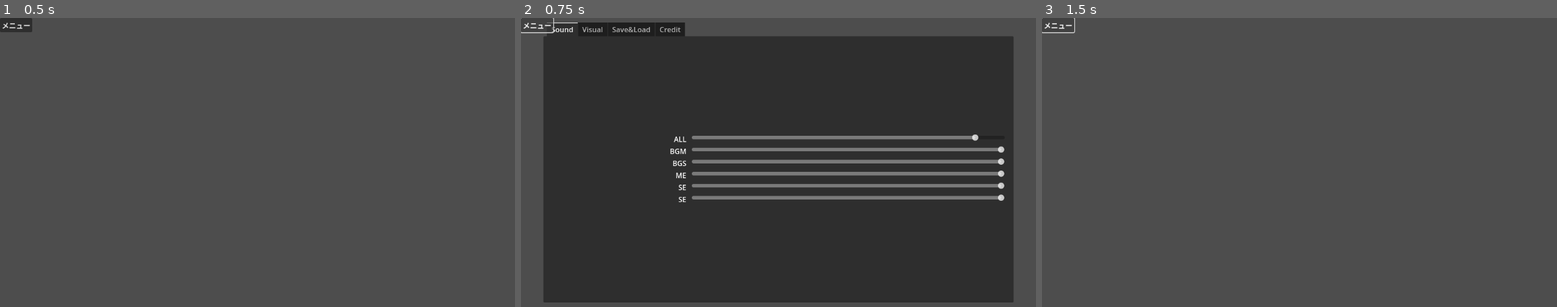
Above: before the commit, frames 1-3 (left to right).
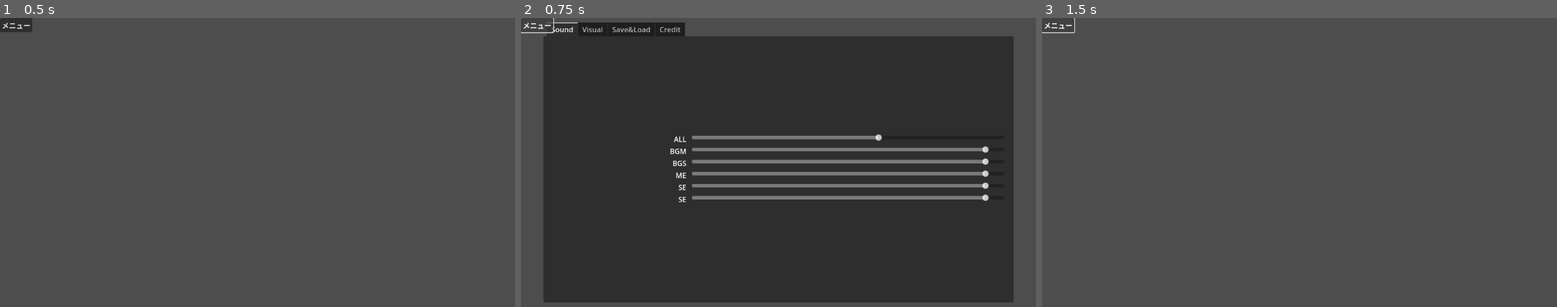
Above: after the commit, the same moments.

Repository: SirakabaBiome/sirakaba_godot4_game_template
Game: Godot game, scene res://main.tscn
Same seed, same stepped clock (60 frames per second), same inputs: the game is played once before the commit and once after it. The engine's default icon, where the game draws it, is replaced by a stand-in: a white triangle on a blue panel in a dark square.
Inputs:
- Up to frame 1 (0.5 s): no input
- Up to frame 2 (0.75 s): click "メニュー" at 0.5 s
- Up to frame 3 (1.5 s): click "メニュー" at 1.25 s

Frame 1 is identical in both runs. In frame 2, 0.6% of the frame differs, in the area x 68-94%, y 40-64%; in frame 3, nothing differs.

Commit message:
音周りの更新
export管理にしたり、linear_to_dbで変換して使うようにしたりした

Diff:
--- a/Scene/System/Option/Sound.gd
+++ b/Scene/System/Option/Sound.gd
@@ -26,6 +26,7 @@
 
 func audio_bus_set(type,volume):
 	var bus_index = AudioServer.get_bus_index(type)
+	volume = linear_to_db(volume)
 	AudioServer.set_bus_volume_db(bus_index,volume)
 
 func _on_volume_drag_ended(value_changed, node_name):
--- a/Scene/System/Option/option_menu.tscn
+++ b/Scene/System/Option/option_menu.tscn
@@ -58,9 +58,9 @@
 [node name="Master" type="HSlider" parent="TabContainer/Sound/Sound_Container/ALL"]
 unique_name_in_owner = true
 layout_mode = 2
-min_value = -60.0
-max_value = -1.0
-value = -1.0
+max_value = 1.0
+step = 0.05
+value = 0.6
 
 [node name="BGM" type="HSplitContainer" parent="TabContainer/Sound/Sound_Container"]
 layout_mode = 2
@@ -75,9 +75,9 @@
 [node name="BGM" type="HSlider" parent="TabContainer/Sound/Sound_Container/BGM"]
 unique_name_in_owner = true
 layout_mode = 2
-min_value = -60.0
-max_value = -1.0
-value = -1.0
+max_value = 1.0
+step = 0.05
+value = 0.95
 
 [node name="BGS" type="HSplitContainer" parent="TabContainer/Sound/Sound_Container"]
 layout_mode = 2
@@ -92,9 +92,9 @@
 [node name="BGS" type="HSlider" parent="TabContainer/Sound/Sound_Container/BGS"]
 unique_name_in_owner = true
 layout_mode = 2
-min_value = -60.0
-max_value = -1.0
-value = -1.0
+max_value = 1.0
+step = 0.05
+value = 0.95
 
 [node name="ME" type="HSplitContainer" parent="TabContainer/Sound/Sound_Container"]
 layout_mode = 2
@@ -109,9 +109,9 @@
 [node name="ME" type="HSlider" parent="TabContainer/Sound/Sound_Container/ME"]
 unique_name_in_owner = true
 layout_mode = 2
-min_value = -60.0
-max_value = -1.0
-value = -1.0
+max_value = 1.0
+step = 0.05
+value = 0.95
 
 [node name="SE" type="HSplitContainer" parent="TabContainer/Sound/Sound_Container"]
 layout_mode = 2
@@ -126,9 +126,9 @@
 [node name="SE" type="HSlider" parent="TabContainer/Sound/Sound_Container/SE"]
 unique_name_in_owner = true
 layout_mode = 2
-min_value = -60.0
-max_value = -1.0
-value = -1.0
+max_value = 1.0
+step = 0.05
+value = 0.95
 
 [node name="VOICE" type="HSplitContainer" parent="TabContainer/Sound/Sound_Container"]
 layout_mode = 2
@@ -143,9 +143,9 @@
 [node name="VOICE" type="HSlider" parent="TabContainer/Sound/Sound_Container/VOICE"]
 unique_name_in_owner = true
 layout_mode = 2
-min_value = -60.0
-max_value = -1.0
-value = -1.0
+max_value = 1.0
+step = 0.05
+value = 0.95
 
 [node name="Visual" type="TabBar" parent="TabContainer"]
 visible = false
--- a/Scene/System/Performance/Sound.gd
+++ b/Scene/System/Performance/Sound.gd
@@ -1,12 +1,14 @@
 extends Node
 
-var map_bgm_node_list = []
-var event_bgm_node_list = []
-var battle_bgm_node_list = []
-var bgm_node_list = {}
+@export var bgm_node_list : Dictionary
+@export var loop_se_node_root : NodePath
+@export var loop_VOICE_node_root : NodePath
+@export var bgs_node_list : Array
+@export var voice_node : Array
 var bgm_type = ""
-var in_debug = false
-
+var in_debug : bool = false
+
+# node_list_setup : bgm_node_listのノードを全部get_nodeする
 # bgm_play_debug : テスト用
 # bgm_resource_debug : デバッグ用。リソースリストをコンソールに吐き出す
 # bgm_play : BGMを再生する
@@ -26,14 +28,15 @@
 	node_list_setup()
 
 func node_list_setup():
-	map_bgm_node_list = [$Map_BGM/BGM_1,$Map_BGM/BGM_2,$Map_BGM/BGM_3] # ノードリスト作成
-	event_bgm_node_list = [$Event_BGM/BGM_1,$Event_BGM/BGM_2,$Event_BGM/BGM_3] # ノードリスト作成
-	battle_bgm_node_list = [$Battle_BGM/BGM_1]
-	bgm_node_list = {
-			"map" : map_bgm_node_list,
-			"event" : event_bgm_node_list,
-			"battle" : battle_bgm_node_list
-		}
+	var node_value_list = bgm_node_list.values()
+	var node_key_list = bgm_node_list.keys()
+	for i in bgm_node_list.size():
+		var array = []
+		var list = node_value_list[i]
+		var key = node_key_list[i]
+		for n in list.size():
+			array.append(get_node(list[n]))
+		bgm_list_assign(array,key)
 
 func bgm_play_debug():
 	pass
@@ -42,7 +45,8 @@
 	#　デバッグ用 in_debugをfalseにすると実行されない
 	if in_debug == false:
 		return
-	var list_name = ["Map_BGM","Event_BGM","Battle_BGM"]
+	var list_name = bgm_node_list.keys()
+	print("BGMタイプ：" + bgm_type)
 	for i in bgm_node_list.size():
 		var array = bgm_node_list.values()
 		var list = array[i]
@@ -59,30 +63,39 @@
 
 func bgm_play(path,type):
 	# マップBGMとイベントBGMはここで再生する
-	var list
+	var list = bgm_node_list[type]
 	var is_true = false # レジューム処理が入るか入らないか
-	list = bgm_node_list[type]
+	var now_bgm_list
+	var bgm_node_list_values = bgm_node_list.values()
 	if not bgm_type == "":
+		now_bgm_list = bgm_node_list[bgm_type]
 		if not type == bgm_type:
 			bgm_stop(bgm_node_list[bgm_type])
-	for i in list.size(): # 直近で再生したか見る
-		var node = list[i] # リストからノードを取得する
-		if node.stream: # ノードにリソースが入っているか
-			if node.stream.resource_path == path: # ノードのリソースと今回再生したいリソースが同じか
-				is_true = true # 同じなので新規再生の処理を挟まなくする
-				if node.stream_paused: # ノードがポーズ中か
-						var node_2 = list[-1] # リストで一番最近再生したノードを取得する
+	for i in bgm_node_list.size(): # 直近で再生したか見る
+		var node_list = bgm_node_list_values[i]
+		var finish = false
+		for n in node_list.size():
+			var node = node_list[n] # リストからノードを取得する
+			if node.stream: # ノードにリソースが入っているか
+				if node.stream.resource_path == path: # ノードのリソースと今回再生したいリソースが同じか
+					is_true = true # 同じなので新規再生の処理を挟まなくする
+					if node.stream_paused: # ノードがポーズ中か
+						var node_2 = now_bgm_list[-1] # リストで一番最近再生したノードを取得する
 						if node_2 == node: # 同じだったらこれ以降の処理は不要
-							break
+							return
 						if node_2.playing:
 							bgm_fade(node_2, "out") # 再生されていたら止める
 						bgm_fade(node,"in")
 						node.stream_paused = false # 再生する
 						list.erase(node) # リストから削除して
 						list.append(node) # 一番最近再生したことにする
+						finish = true
 						break
-				else: # ポーズ中なら無視する
-					break
+					else: # ポーズ中なら無視する
+						finish = true
+						break
+		if finish:
+			break
 	if is_true: # 同じなので新規再生の処理を挟まなくする
 		bgm_list_assign(list,type) # リストを大元のやつに入れ直す
 		bgm_resource_debug() # 削除しても良い
@@ -110,15 +123,17 @@
 		"in":
 			if node.volume_db > -50:
 				return
-			await get_tree().create_tween().tween_property(node, "volume_db", -1, 3).finished # ３秒かけて音を大きくする
+#			await get_tree().create_tween().tween_property(node, "volume_db", -1, 3).finished # ３秒かけて音を大きくする
+			get_tree().create_tween().tween_property(node, "volume_db", -1, 3)
+			await get_tree().create_timer(3).timeout
 		"out":
 			if node.volume_db < -1:
 				return
 			await get_tree().create_tween().tween_property(node, "volume_db", -50, 3).finished # ３秒かけて音を小さくする
 			node.stream_paused = true # ポーズモードにする
 
-func bgm_stop(list):
-	var node = list[-1] # 再生するとしたら一番最近のにあるので取得する
+func bgm_stop(list:Array):
+	var node = list[-1]
 	if node.playing: # 再生してたら止める
 		bgm_fade(node,"out")
 
@@ -140,3 +155,64 @@
 	var seek = node.get_playback_position()
 	node.stream = load(path)
 	node.play(seek)
+
+# loop_set : 一定周期でSEやVOICEを再生する
+#  L type : SEかVOICEか, id : ループするノードのID, time : ループ頻度, path_list : ランダムで再生する素材のリスト
+# random_array : Arrayの中から１つを返す
+# _timeout : タイマー切れの後SEを再生する
+# loop_end : loopseやvoiceを止める
+
+func loop_set(type,id,time,path_list):
+	var node_path
+	match type:
+		"SE":
+			node_path = str(loop_se_node_root) + "/Loop_SE_" + id
+		"VOICE":
+			node_path = str(loop_VOICE_node_root) + "/Loop_VOICE_" + id
+	var timer : Timer = get_node(node_path + "/Timer")
+	var sound_node : AudioStreamPlayer = get_node(node_path)
+	if timer.is_stopped() == false:
+		loop_end(type,id)
+	time = int(time)
+	path_list = JSON.parse_string(path_list)
+	sound_node.stream = load(random_array(path_list))
+	timer.timeout.connect(_timeout.bind(sound_node,time,path_list,node_path,timer))
+	sound_node.play(0)
+	timer.start(time)
+
+func random_array(list:Array):
+	randomize()
+	return list[randi() % list.size()]
+
+func _timeout(node,time,path_list,node_path,timer):
+	node.stream = load(random_array(path_list))
+	node.pitch_scale = randf_range(0.9,1.1)
+	node.play(0)
+	var random_zougen = randf_range(-1,1)
+	timer.start(time + random_zougen)
+
+func loop_end(type,id):
+	var node_path
+	match type:
+		"SE":
+			node_path = str(loop_se_node_root) + "/Loop_SE_" + id
+		"VOICE":
+			node_path = str(loop_VOICE_node_root) + "/Loop_VOICE_" + id
+	var timer : Timer = get_node(node_path + "/Timer")
+	timer.stop()
+
+# bgs_play : 普通に素材のパス入れるだけで良い
+
+func bgs_play(path):
+	var node = get_node(bgs_node_list[0])
+	node.stream = load(path)
+	node.play(0)
+	bgs_node_list.erase(node)
+	bgs_node_list.append(node)
+
+# se_play : 普通に素材のパス入れるだけで良い
+
+func se_play(path):
+	var node = get_node(str(loop_se_node_root) + "/SE")
+	node.stream = load(path)
+	node.play(0)
--- a/Scene/System/Performance/Sound.tscn
+++ b/Scene/System/Performance/Sound.tscn
@@ -4,6 +4,15 @@
 
 [node name="Sound" type="Node"]
 script = ExtResource("1_vx674")
+bgm_node_list = {
+"battle": [NodePath("Battle_BGM/BGM_1")],
+"event": [NodePath("Event_BGM/BGM_1"), NodePath("Event_BGM/BGM_2"), NodePath("Event_BGM/BGM_3")],
+"map": [NodePath("Map_BGM/BGM_1"), NodePath("Map_BGM/BGM_2"), NodePath("Map_BGM/BGM_3")]
+}
+loop_se_node_root = NodePath("SE")
+loop_VOICE_node_root = NodePath("VOICE")
+bgs_node_list = [NodePath("BGS/BGS_1"), NodePath("BGS/BGS_2")]
+voice_node = [NodePath("VOICE/VOICE_1")]
 
 [node name="Map_BGM" type="Node" parent="."]
 
@@ -38,3 +47,37 @@
 [node name="BGM_1" type="AudioStreamPlayer" parent="Battle_BGM"]
 volume_db = -50.0
 bus = &"BGM"
+
+[node name="SE" type="Node" parent="."]
+
+[node name="Loop_SE_1" type="AudioStreamPlayer" parent="SE"]
+bus = &"SE"
+
+[node name="Timer" type="Timer" parent="SE/Loop_SE_1"]
+one_shot = true
+
+[node name="Loop_SE_2" type="AudioStreamPlayer" parent="SE"]
+bus = &"SE"
+
+[node name="Timer" type="Timer" parent="SE/Loop_SE_2"]
+one_shot = true
+
+[node name="SE" type="AudioStreamPlayer" parent="SE"]
+
+[node name="BGS" type="Node" parent="."]
+
+[node name="BGS_1" type="AudioStreamPlayer" parent="BGS"]
+volume_db = -20.0
+bus = &"BGS"
+
+[node name="BGS_2" type="AudioStreamPlayer" parent="BGS"]
+bus = &"BGS"
+
+[node name="VOICE" type="Node" parent="."]
+
+[node name="VOICE_1" type="AudioStreamPlayer" parent="VOICE"]
+pitch_scale = 0.01
+
+[node name="Loop_VOICE_1" type="AudioStreamPlayer" parent="VOICE"]
+
+[node name="Timer" type="Timer" parent="VOICE/Loop_VOICE_1"]
--- a/Scene/System/System_Variable.gd
+++ b/Scene/System/System_Variable.gd
@@ -7,12 +7,12 @@
 
 var system_value = {
 	"Sound":{
-		"Master": -6,
-		"BGM": -1,
-		"BGS": -1,
-		"ME": -1,
-		"SE": -1,
-		"VOICE": -1
+		"Master": 0.6,
+		"BGM": 0.95,
+		"BGS": 0.95,
+		"ME": 0.95,
+		"SE": 0.95,
+		"VOICE": 0.95
 	},
 	"Visual":{
 		"Flash": true
Not shown, added: .gitattributes
Not shown, added: .gitignore
Not shown, removed: LICENSE
Not shown, removed: README.md
